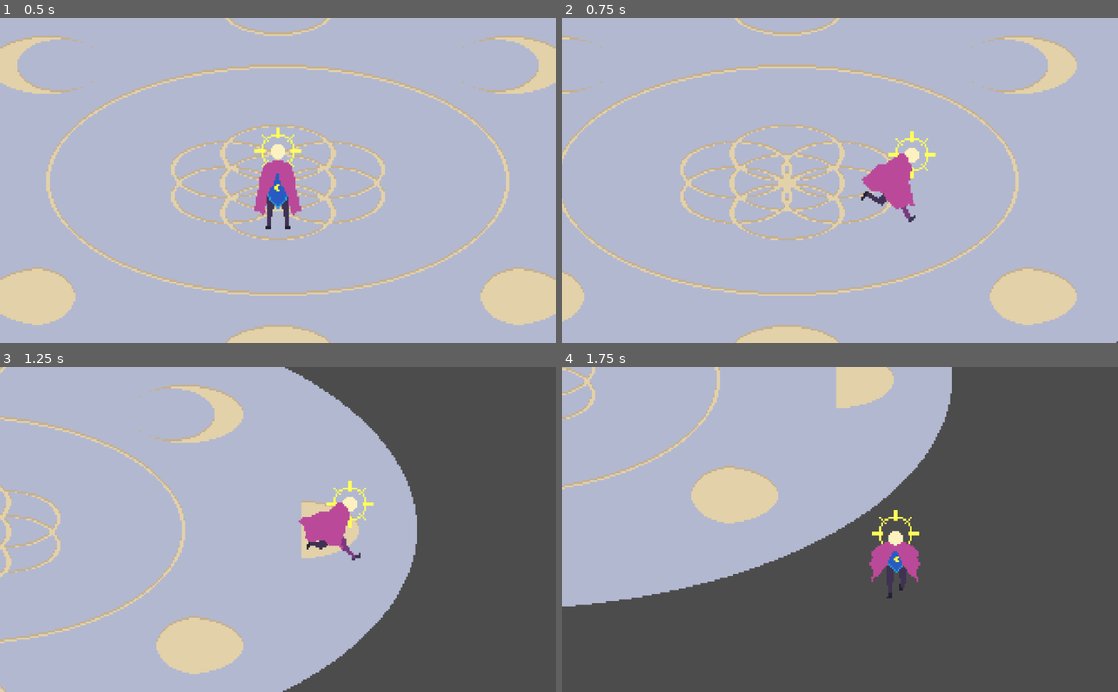
Above: before the commit, frames 1-4 (two rows, left to right).
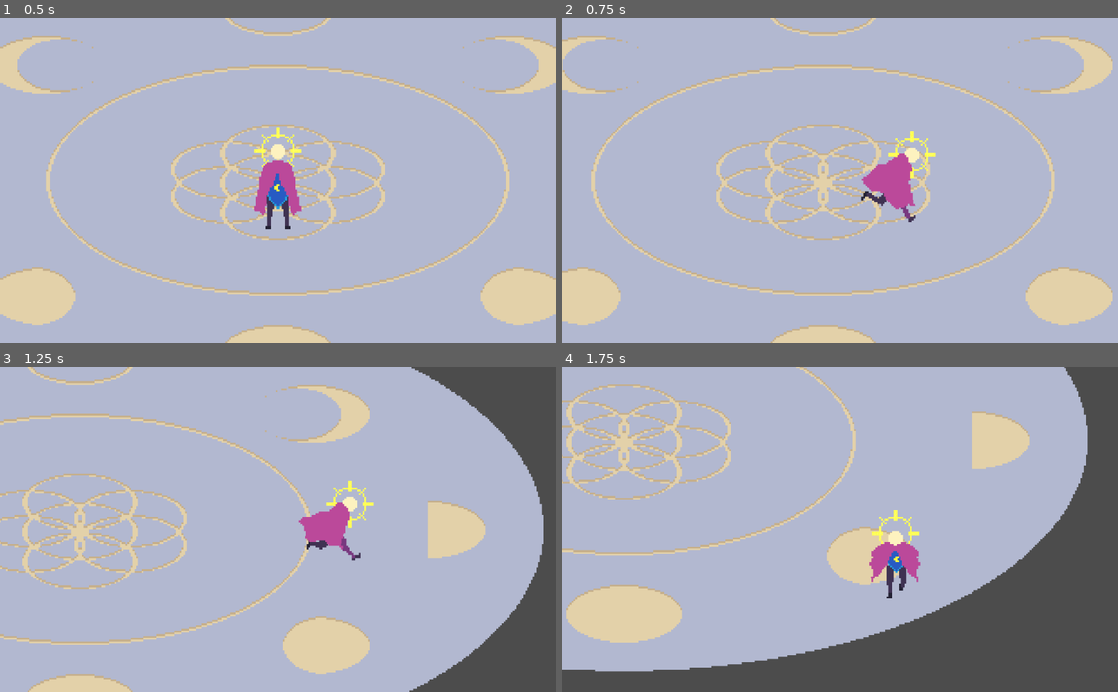
Above: after the commit, the same moments.

Repository: piskel/Sungazer
Game: Godot game, scene res://Levels/Debug/World.tscn
Same seed, same stepped clock (60 frames per second), same inputs: the game is played once before the commit and once after it.
Inputs (mouse positions are in pixels of both pictures, inside the frame that each line leads up to):
- Up to frame 1 (0.5 s): no input
- Up to frame 2 (0.75 s): tap Enter at 0.5 s; move the mouse to (962, 164) at 0.52 s; hold Right (ui_right) from 0.53 s (still down)
- Up to frame 3 (1.25 s): keep holding Right (ui_right)
- Up to frame 4 (1.75 s): move the mouse to (728, 545) at 1.27 s; release Right (ui_right) at 1.28 s; hold Down (ui_down) from 1.28 s (still down)

Frame 1 is identical in both runs. In frame 2, 16% of the frame differs, in the area x 0-100%, y 0-100%; in frame 3, 35%; in frame 4, 42%, in the area x 0-95%, y 0-94%.

Commit message:
Improved dash and movements and code cleaning
Added dash transition instead of setting a newposition.
Tuned movement speed.
Created methods for setting hurtboxes.

Diff:
--- a/Moon/Moon.gd
+++ b/Moon/Moon.gd
@@ -1,11 +1,11 @@
 extends KinematicBody2D
 
-const DEFAULT_SPEED = 300.0
+const DEFAULT_SPEED = 200.0
 #const DEFAULT_DASH_SPEED = 1.0
 const Y_AXIS_SPEED = 0.75
 const RUN_SPEED = 1.5
 
-const ATTACK_WIDTH = 100
+const ATTACK_WIDTH = 50
 
 # TODO: Should move this in the project settings
 const DASH_INPUT = "ui_right_click"
@@ -15,7 +15,6 @@
 export (NodePath) var camera
 
 enum {
-	IDLE,
 	MOVING,
 	CHARGING,
 	DASHING,
@@ -57,6 +56,10 @@
 	hurtbox_dash_collision.polygon[2] = Vector2(0, ATTACK_WIDTH)
 	hurtbox_dash_collision.polygon[3] = Vector2(0, -ATTACK_WIDTH)
 
+	# Sets the radius of the attack collision shape to the attack width
+	# TODO: Like with the hurtbox, skew the shape depending on the attack angle
+	hurtbox_attack_collision.shape.radius = ATTACK_WIDTH
+
 	animation_tree.active = true;
 
 
@@ -67,6 +70,7 @@
 	input_vector.y = Input.get_action_strength("ui_down")-Input.get_action_strength("ui_up")
 	input_vector = input_vector.normalized()
 
+	# Sets the last_input_vector only if the input_vector is not (0, 0)
 	if input_vector != Vector2.ZERO:
 		last_input_vector = input_vector
 
@@ -108,7 +112,7 @@
 			move()
 			charge()
 
-
+			# Allows animations either if moving or idle while charging
 			if input_vector != Vector2.ZERO:
 				animation_state.travel("Run")
 				animation_tree.set("parameters/Run/blend_position", last_input_vector)
@@ -116,13 +120,13 @@
 				animation_state.travel("Idle")
 				animation_tree.set("parameters/Idle/blend_position", dash_vector)
 
-
 			# Release dash
 			if Input.is_action_just_released(DASH_INPUT):
 				line2d.visible = false
 
 				# Makes sure the player faces the direction of the dash vector
 				last_input_vector = dash_vector
+				dash_timer.start()
 				state = DASHING
 
 			# Cancel charging with attack
@@ -131,13 +135,16 @@
 				state = ATTACKING
 
 		DASHING:
-			dash()
-
 			# Cancel dash with attack
 			if Input.is_action_just_pressed(ATTACK_INPUT):
 				state = ATTACKING
 
-			state = MOVING
+			if dash_timer.is_stopped():
+				if dash_timer.is_stopped():
+					state = MOVING
+			else:
+				dash()
+
 
 		ATTACKING:
 			attack()
@@ -157,10 +164,10 @@
 
 func dash():
 
-	# TODO: Maybe use a transition rather than instantly moving the player
-	#		on screen.
 	# Moves the player to the the new position
-	global_position += dash_vector
+	# TODO: Move that magic number somewhere
+	# TODO: Is there a cleaner way to do this ????
+	global_position += dash_vector/10
 
 
 	# Sets the hurtbox shape and position
@@ -170,21 +177,15 @@
 	# Rotate the collision shape so it matches the player's trajectory
 	hurtbox_dash_collision.rotation = dash_vector.angle()
 
-	hurtbox_dash_collision.disabled = false
-	hurtbox_dash_collision.visible = true
-
-	hurtbox_attack_collision.disabled = false
-	hurtbox_attack_collision.visible = true
-
-	dash_timer.start()
+	set_hurtbox_dash_collision(true)
+	set_hurtbox_attack_collision(true)
 
 
 # TODO: Adding a cooldown !
 func attack():
 	# TODO: Maybe change the hurtbox shape. It doesn't really make sense for it
 	# to be a circle
-	hurtbox_attack_collision.disabled = false
-	hurtbox_attack_collision.visible = true
+	set_hurtbox_attack_collision(true)
 	attack_timer.start()
 
 
@@ -200,18 +201,25 @@
 
 	move_and_slide(movement_vector, Vector2.ZERO)
 
+# Sets the attack hurtbox collision
+func set_hurtbox_attack_collision(is_enabled:bool):
+	hurtbox_attack_collision.disabled = !is_enabled
+	hurtbox_attack_collision.visible = is_enabled # Debug
+
+# Sets the dash hurtbox collision
+func set_hurtbox_dash_collision(is_enabled:bool):
+	hurtbox_dash_collision.disabled = !is_enabled
+	hurtbox_dash_collision.visible = is_enabled # Debug
+
 
 # When the dash_timer is done, hurtbox_dash and hurtbox_attack are disabled
 func _on_DashTimer_timeout():
-	hurtbox_dash_collision.disabled = true
-	hurtbox_dash_collision.visible = false
+	set_hurtbox_dash_collision(false)
 
 	if attack_timer.is_stopped():
-		hurtbox_attack_collision.disabled = true
-		hurtbox_attack_collision.visible = false
+		set_hurtbox_attack_collision(false)
 
 
 # When the attack_timer is done, hurtbox is disabled
 func _on_AttackTimer_timeout():
-	hurtbox_attack_collision.disabled = true
-	hurtbox_attack_collision.visible = false
+	set_hurtbox_attack_collision(false)
